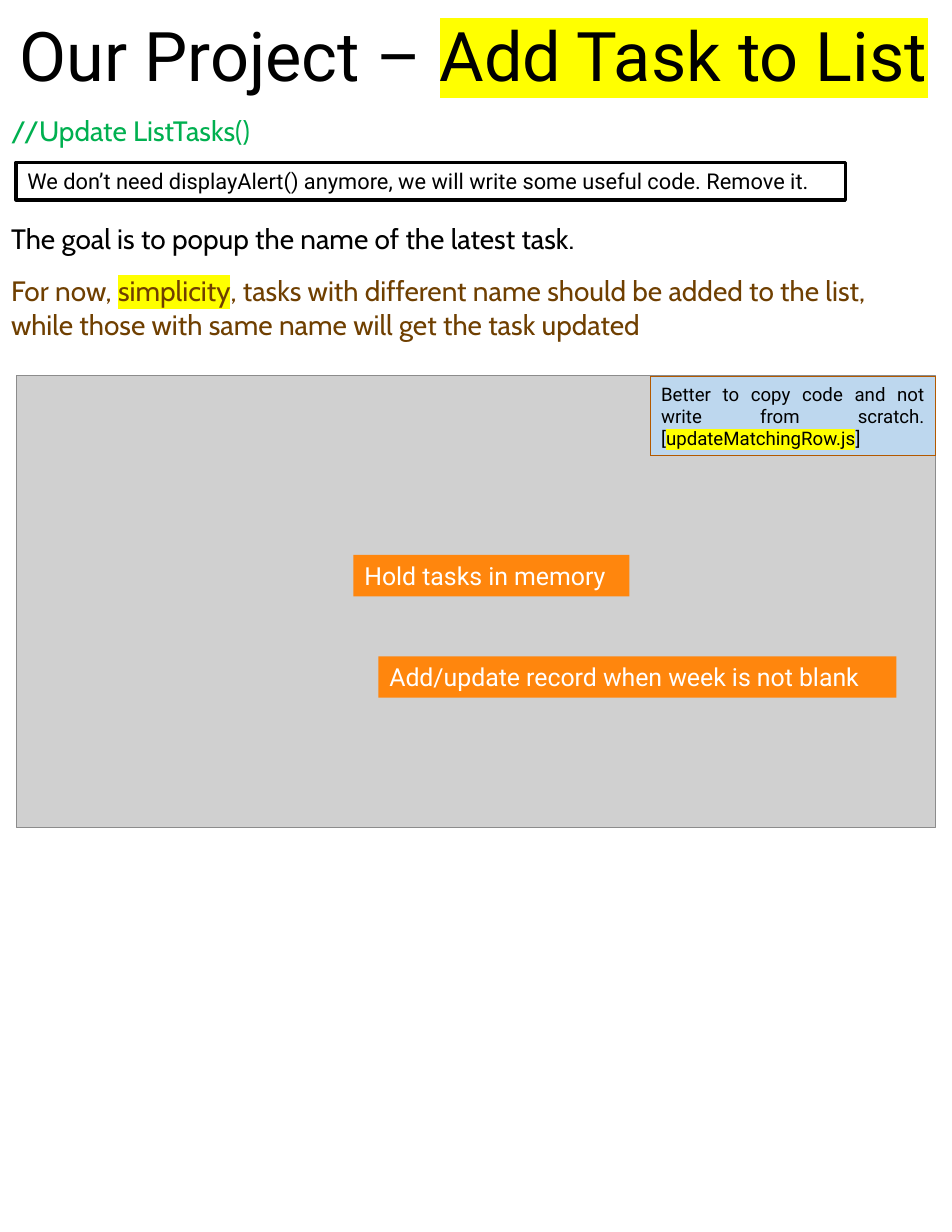
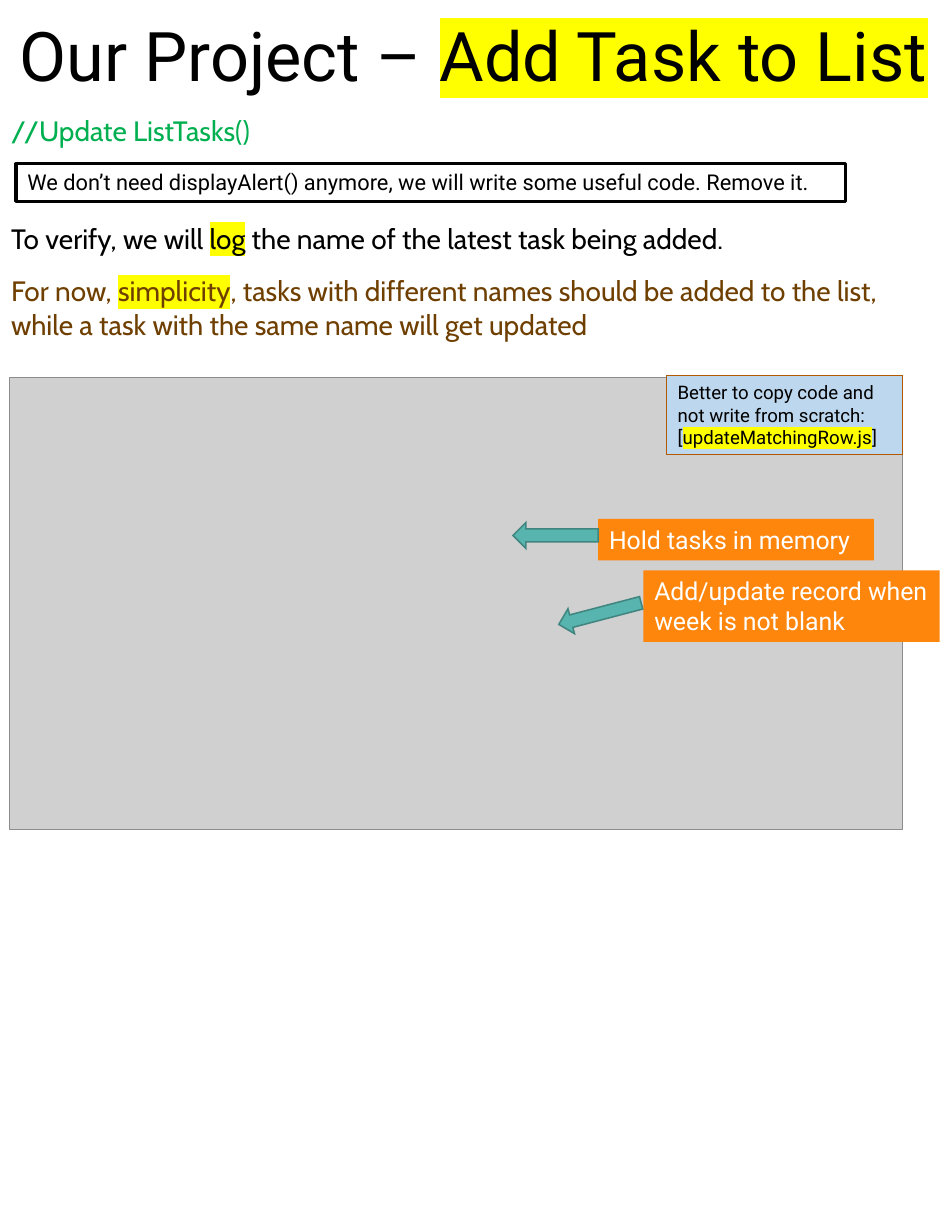
Before and after one commit to scorpion0511/mytracker, a slide deck: slide 50 of doc/React.pptx. Drawn at 952x1232 pixels with LibreOffice and Linux fonts; fonts in the diff are those of the drawing; grey boxes stand for pictures. Boxes give left, top, right and bottom in pixels: in the first picture for what was removed or moved away, otherwise in the second. Text is boxed around its words. In the diff, an @@ line names an element or a change of style, - is before the commit and + after.

```diff
--- a/doc/React.pptx
+++ b/doc/React.pptx
@@ text at box(11, 225, 723, 255): text changed @@
-The goal is to popup the name of the latest task.
+To verify, we will log the name of the latest task being added.
@@ text at box(11, 278, 877, 341): text changed @@
-For now, simplicity, tasks with different name should be added to the list, while those with same name will get the task updated
+For now, simplicity, tasks with different names should be added to the list, while a task with the same name will get updated
@@ picture: place and size @@
-picture at box(16, 376, 935, 828)
+picture at box(10, 377, 903, 829)
@@ rectangle "Better to copy code and ...": place and size @@
-rectangle "Better to copy code and ..." at box(650, 377, 935, 457)
+rectangle "Better to copy code and ..." at box(666, 375, 903, 455)
@@ text in rectangle at box(678, 385, 877, 450): text changed @@
-Better to copy code and not write from scratch. [updateMatchingRow.js]
+Better to copy code and not write from scratch: [updateMatchingRow.js]
@@ left arrow added at box(513, 523, 598, 549), fill #58B4AE, outline #418581 1 pt @@
@@ rectangle "Hold tasks in memory": place and size @@
-rectangle "Hold tasks in memory" at box(354, 554, 629, 596)
+rectangle "Hold tasks in memory" at box(598, 519, 874, 560)
@@ left arrow added at box(556, 590, 645, 636), fill #58B4AE, outline #418581 1 pt @@
@@ rectangle "Add/update record when week is ...": place and size @@
-rectangle "Add/update record when week is ..." at box(379, 656, 897, 698)
+rectangle "Add/update record when week is ..." at box(643, 570, 940, 642)
```
Also in this commit, not shown: 21 other slides changed, 4 slides added.
